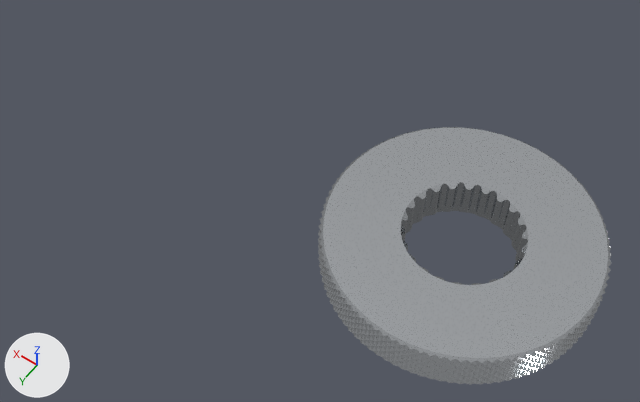
Before and after pictures for a commit that changed the glTF model BJ_OUTERRACE/SCREW_RING/SCREW_RING.glb.
Before and after are seen from a 50 mm camera at (-0.0384, 0.1046, 0.1575) aimed at (0.0338, 0.0036, -0.0012). Lighting does not change. The marker at lower left points along +X, +Y and +Z. The first picture is the older version. Vertices at exactly the same position are counted once.

Objects in the first picture: 'SCREW_RING'.
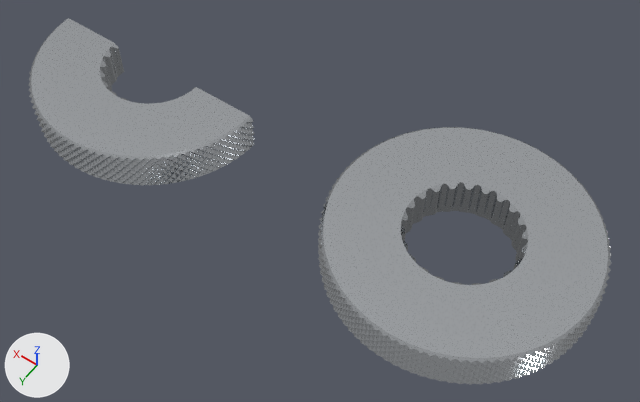
The newer file is also turned or shifted as a whole; pictures and numbers use the older file's frame.

Pixel boxes (x1, y1, x2, y2) of what changed, in the pictures (640 x 402 px):
'SCREW_RING', reshaped (98% wider, 42% taller)
    before: (318, 127, 612, 385)
    after: (28, 18, 612, 385)
part 1 of me_screw_ring, added
    after: (28, 18, 255, 185)

What the commit changed:
me_screw_ring is used by ob_screw_ring; location (0.0, 0.0, 0.0).
me_screw_ring had 20657 vertices, 41314 faces and spanned x -0.03..0.03, y -0.03..0.03, z 0.0..0.01.
me_screw_ring now has 30862 vertices, 61720 faces and spans x -0.03..0.115, y -0.03..0.03, z 0.0..0.01.
me_screw_ring part 1: a new loose piece of 10205 vertices spanning x 0.055..0.115, y 0.0..0.03, z 0.0..0.01, in mat_opaque_255_255_255 (light grey #d0d4d8).
Other edits to the shape of me_screw_ring do not show in these pictures.
